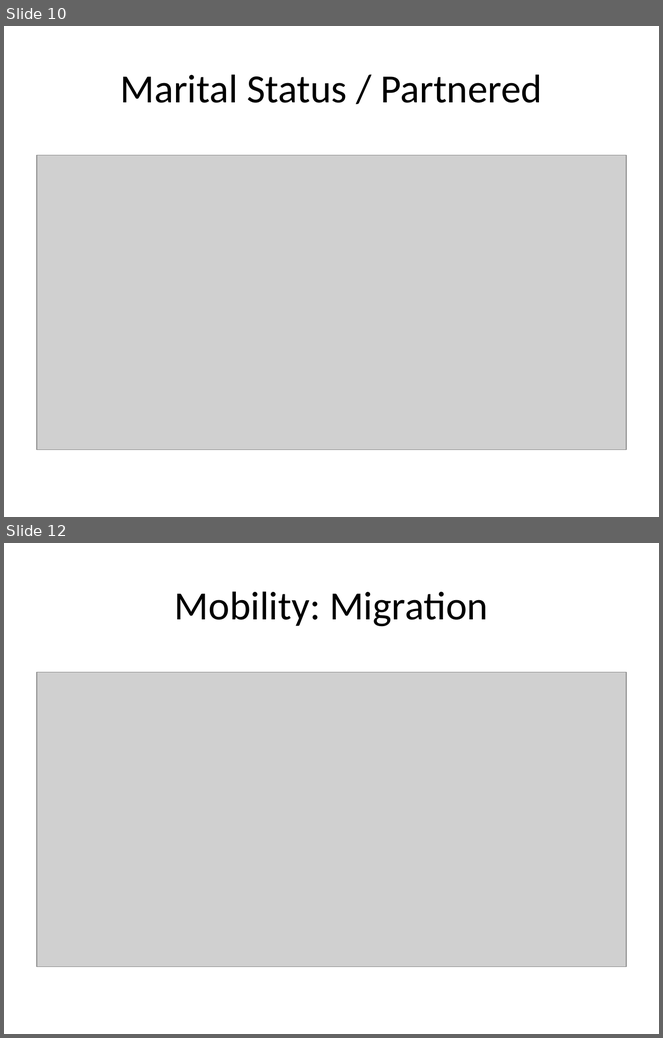
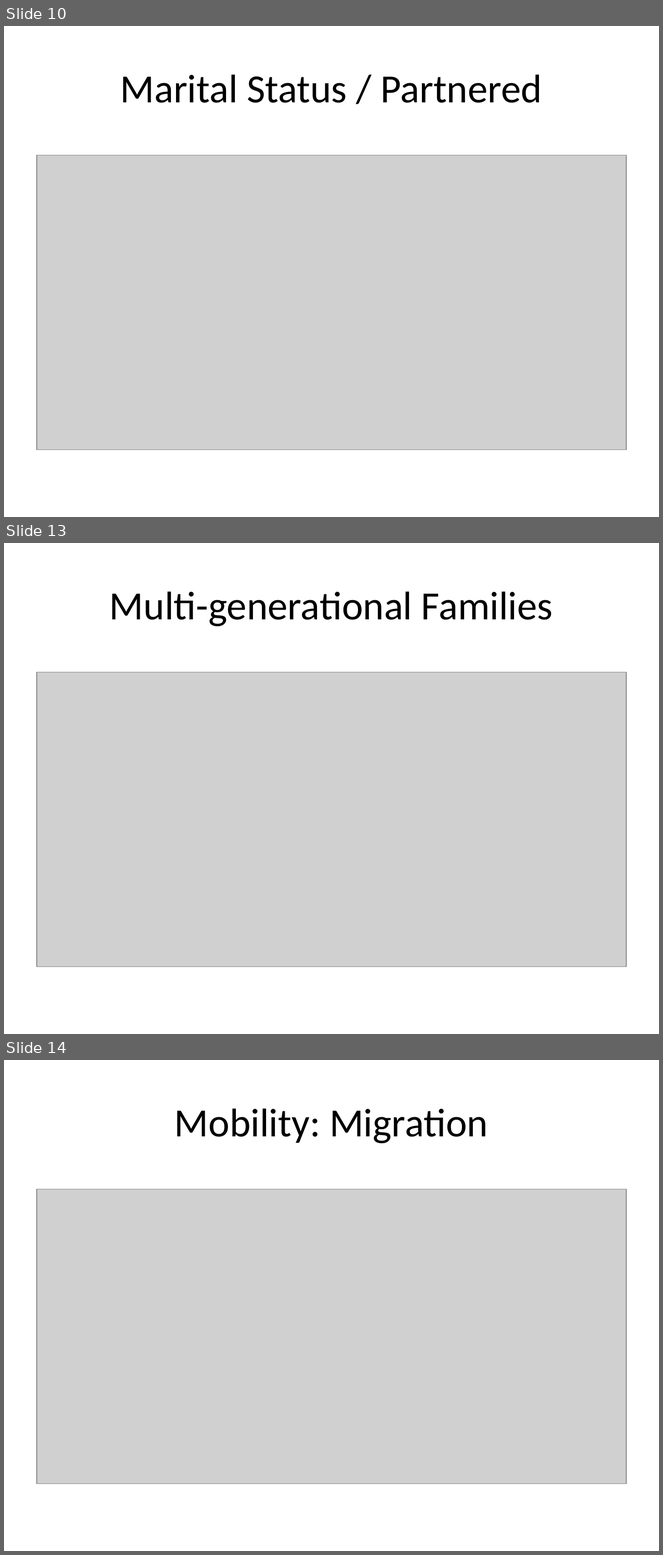
Before and after one commit to ucdiegorubi/oy_census_analysis, a slide deck: create_powerpoint/household_structure_estimates.pptx. Shown one above the other, each under a label of ours: slides 10 and 12 before the commit, slides 10, 13 and 14 after it; the slides between them are not shown. The pictures are 663x1038 and 663x1555 pixels, drawn with LibreOffice and Linux fonts; fonts in the diff are those of the drawing; grey boxes stand for pictures. Boxes give left, top, right and bottom in pixels: in the first picture for what was removed or moved away, otherwise in the second. Text is boxed around its words. In the diff, an @@ line names an element or a change of style, - is before the commit and + after.

```diff
--- a/create_powerpoint/household_structure_estimates.pptx
+++ b/create_powerpoint/household_structure_estimates.pptx
@@ slide 13 added at box(4, 543, 659, 1034), background #FFFFFF @@
@@ title added at box(110, 591, 553, 627), 44 pt, text #000000 @@
+Multi-generational Families
@@ picture added at box(37, 672, 626, 967) @@
@@ what was slide 12 is now slide 14 @@
```
Also in this commit, not shown: 1 slide changed, 2 other slides added, 1 slide removed, 6 other files.
